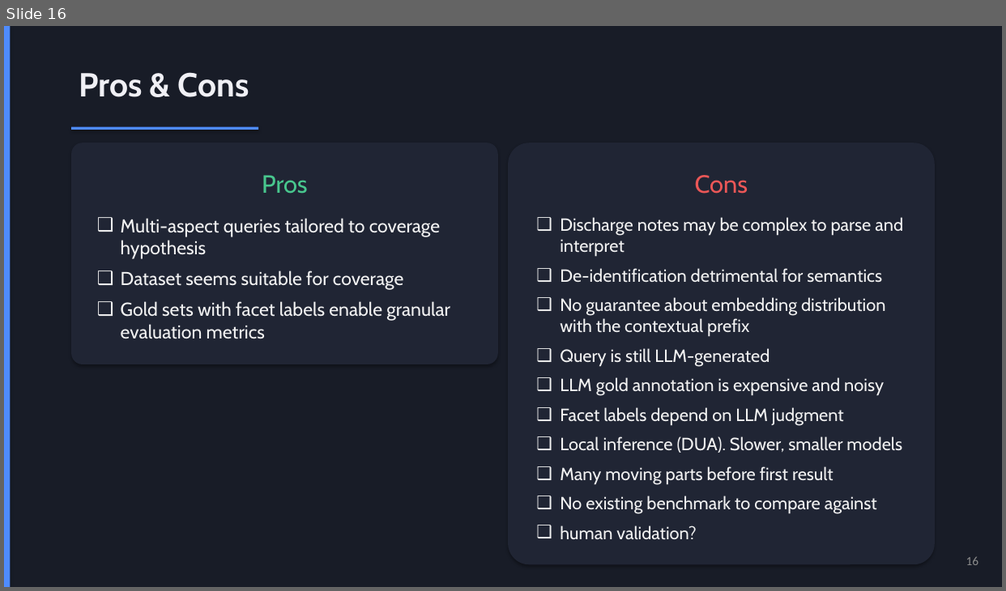
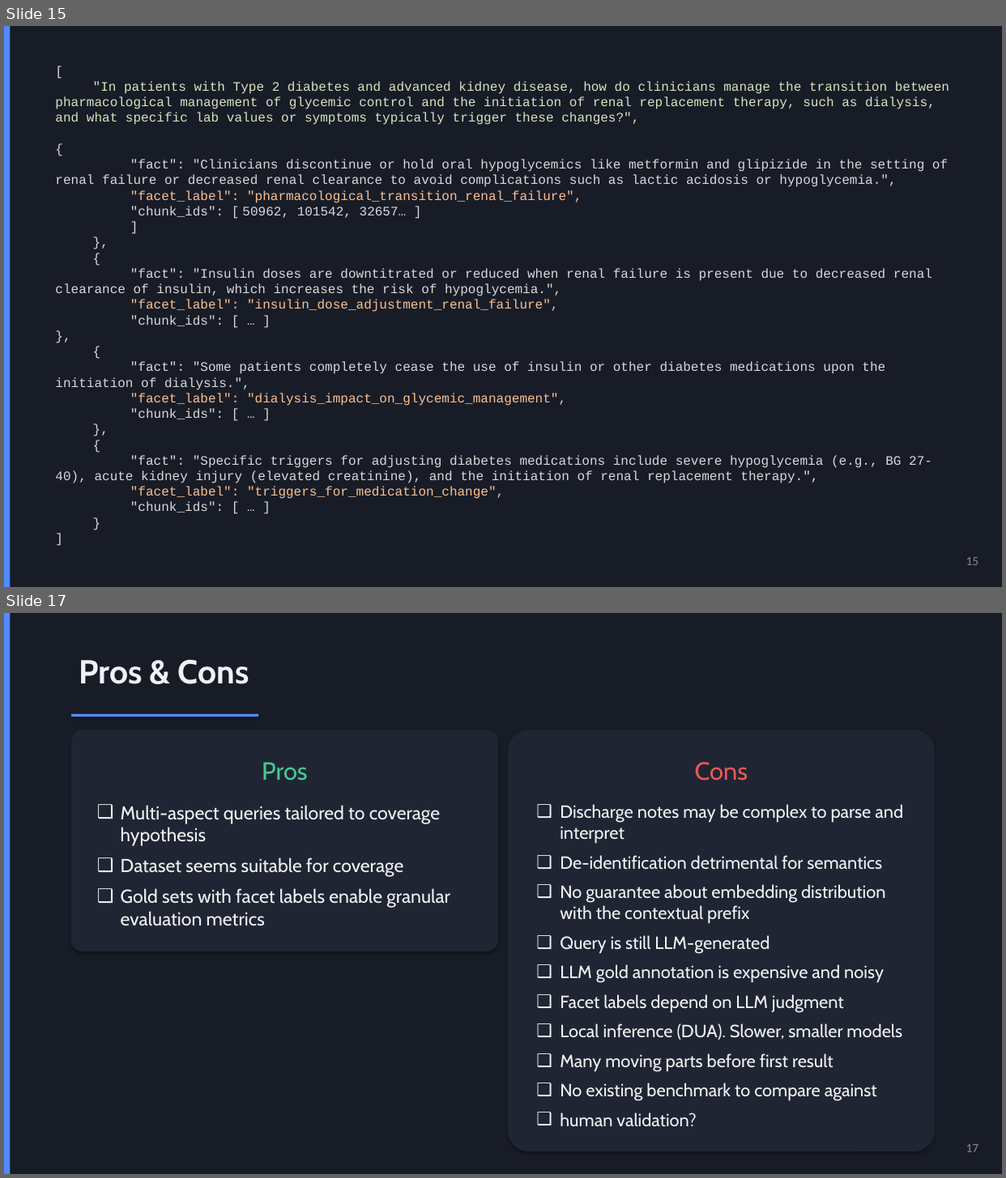
Before and after one commit to fabriziopagnozzi/thesis-code, a slide deck: docs/mimic-feasibility-analysis.pptx. Shown one above the other, each under a label of ours: slide 16 before the commit, slides 15 and 17 after it; the slides between them are not shown. The pictures are 1006x591 and 1006x1178 pixels, drawn with LibreOffice and Linux fonts; fonts in the diff are those of the drawing. Boxes give left, top, right and bottom in pixels: in the first picture for what was removed or moved away, otherwise in the second. Text is boxed around its words. In the diff, an @@ line names an element or a change of style, - is before the commit and + after.

```diff
--- a/docs/mimic-feasibility-analysis.pptx
+++ b/docs/mimic-feasibility-analysis.pptx
@@ slide 15 added at box(4, 26, 1002, 587), background #FFFFFF @@
@@ rectangle added at box(4, 26, 1002, 587), fill #181C27 @@
@@ rectangle added at box(4, 26, 10, 587), fill #4F8CFF @@
@@ text added at box(55, 81, 949, 513), 12.5 pt, text #D9D9D9 @@
+[
+"In patients with Type 2 diabetes and advanced kidney disease, how do clinicians manage the transition between pharmacological management of glycemic control and the initiation of renal replacement therapy, such as dialysis, and what specific lab values or symptoms typically trigger these changes?",
+{
+"fact": "Clinicians discontinue or hold oral hypoglycemics like metformin and glipizide in the setting of renal failure or decreased renal clearance to avoid complications such as lactic acidosis or hypoglycemia.",
+"facet_label": "pharmacological_transition_renal_failure",
+"chunk_ids": [ 50962, 101542, 32657… ]
+]
+},
+{
+"fact": "Insulin doses are downtitrated or reduced when renal failure is present due to decreased renal clearance of insulin, which increases the risk of hypoglycemia.",
+"facet_label": "insulin_dose_adjustment_renal_failure",
+"chunk_ids": [ … ]
+},
+{
+"fact": "Some patients completely cease the use of insulin or other diabetes medications upon the initiation of dialysis.",
+"facet_label": "dialysis_impact_on_glycemic_management",
+"chunk_ids": [ … ]
+},
+{
+"fact": "Specific triggers for adjusting diabetes medications include severe hypoglycemia (e.g., BG 27-40), acute kidney injury (elevated creatinine), and the initiation of renal replacement therapy.",
+"facet_label": "triggers_for_medication_change",
+"chunk_ids": [ … ]
+}
+]
@@ page number added at box(966, 557, 979, 565), 12 pt, text #8C8C8C @@
+15
@@ what was slide 16 is now slide 17 @@
@@ page number at box(966, 1144, 979, 1152): text changed @@
-16
+17
```
Also in this commit, not shown: 4 slides changed, 2 other files.
